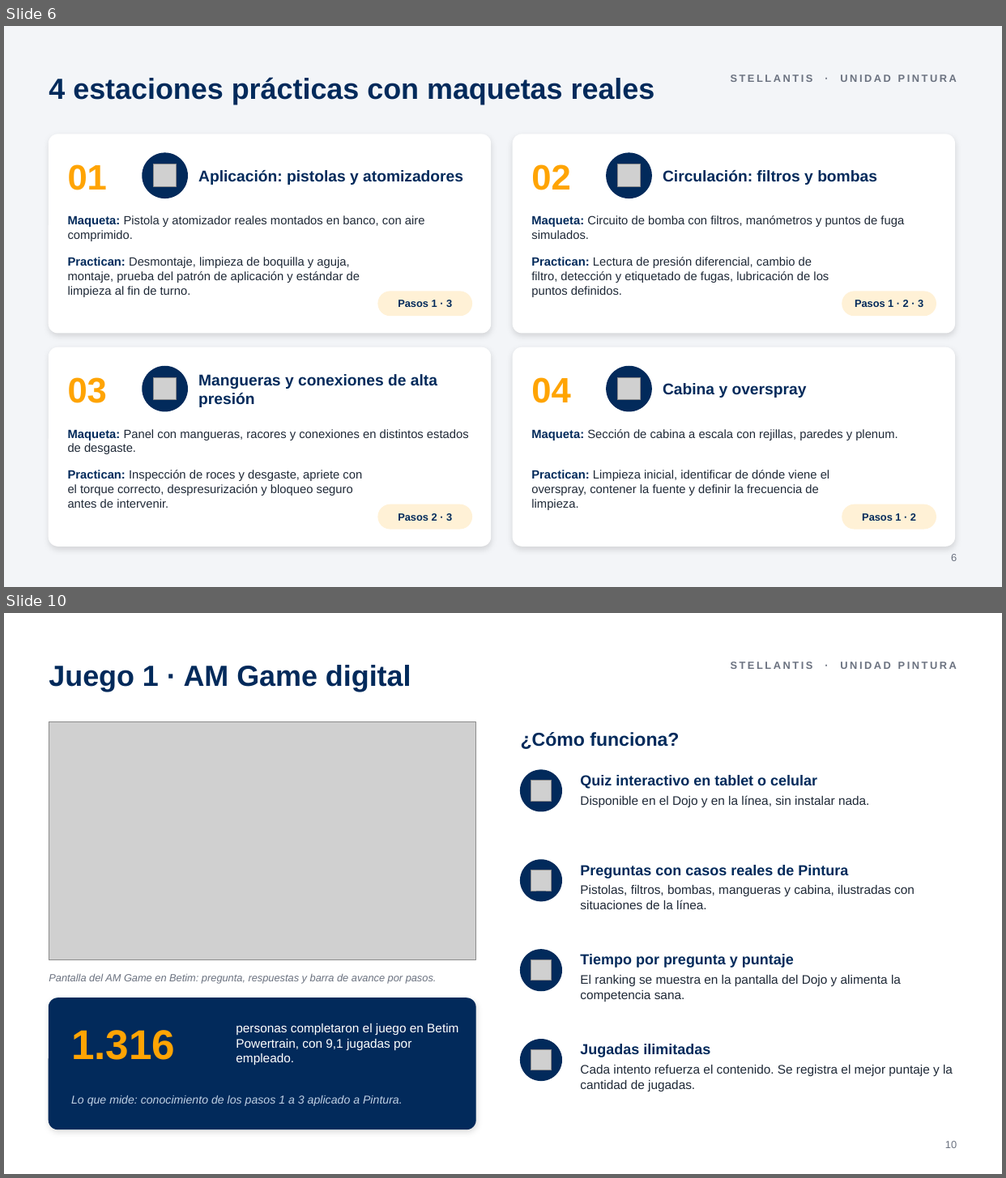
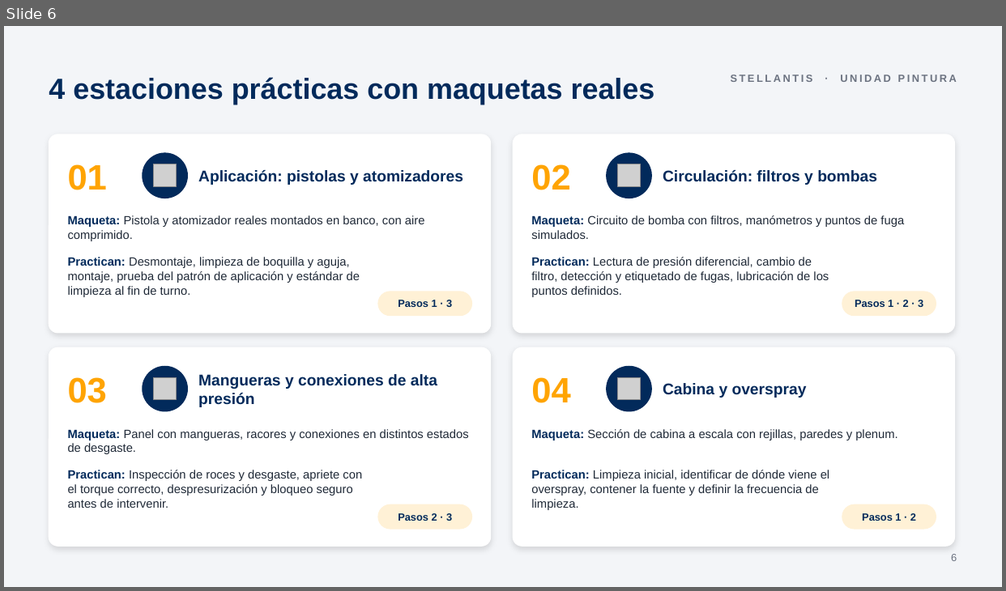
Before and after one commit to julianhonorato07-sys/trazabilidad-cronos, a slide deck: docs/Dojo_AM_Unidad_Pintura.pptx. Shown one above the other, each under a label of ours: slides 6 and 10 before the commit, slide 6 after it; the slides between them are not shown. The pictures are 1006x1178 and 1006x591 pixels, drawn with LibreOffice and Linux fonts; fonts in the diff are those of the drawing; grey boxes stand for pictures. Boxes give left, top, right and bottom in pixels: in the first picture for what was removed or moved away, otherwise in the second. Text is boxed around its words. In the diff, an @@ line names an element or a change of style, - is before the commit and + after.

```diff
--- a/docs/Dojo_AM_Unidad_Pintura.pptx
+++ b/docs/Dojo_AM_Unidad_Pintura.pptx
@@ slide 10 removed at box(4, 613, 1002, 1174), background #FFFFFF @@
@@ text removed at box(49, 665, 411, 692) @@
-Juego 1 · AM Game digital
@@ text removed at box(731, 662, 957, 669) @@
-STELLANTIS · UNIDAD PINTURA
@@ picture removed at box(49, 722, 475, 960) @@
@@ text removed at box(521, 732, 679, 749) @@
-¿Cómo funciona?
@@ ellipse removed at box(521, 770, 562, 811) @@
@@ picture removed at box(531, 781, 552, 802) @@
@@ text removed at box(580, 775, 817, 789) @@
-Quiz interactivo en tablet o celular
@@ text removed at box(580, 795, 869, 807) @@
-Disponible en el Dojo y en la línea, sin instalar nada.
@@ ellipse removed at box(521, 860, 562, 901) @@
@@ picture removed at box(531, 871, 552, 892) @@
@@ text removed at box(580, 865, 848, 879) @@
-Preguntas con casos reales de Pintura
@@ text removed at box(580, 885, 914, 909) @@
-Pistolas, filtros, bombas, mangueras y cabina, ilustradas con situaciones de la línea.
@@ ellipse removed at box(521, 950, 562, 991) @@
@@ text removed at box(49, 973, 437, 983) @@
-Pantalla del AM Game en Betim: pregunta, respuestas y barra de avance por pasos.
@@ picture removed at box(531, 960, 552, 982) @@
@@ text removed at box(580, 954, 794, 968) @@
-Tiempo por pregunta y puntaje
@@ text removed at box(580, 975, 901, 1002) @@
-El ranking se muestra en la pantalla del Dojo y alimenta la competencia sana.
@@ rounded rectangle removed at box(49, 999, 475, 1130) @@
@@ text removed at box(236, 1024, 458, 1066) @@
-personas completaron el juego en Betim Powertrain, con 9,1 jugadas por empleado.
@@ text removed at box(71, 1030, 175, 1060) @@
-1.316
@@ ellipse removed at box(521, 1040, 562, 1081) @@
@@ text removed at box(580, 1044, 710, 1058) @@
-Jugadas ilimitadas
@@ picture removed at box(531, 1050, 552, 1071) @@
@@ text removed at box(580, 1065, 953, 1092) @@
-Cada intento refuerza el contenido. Se registra el mejor puntaje y la cantidad de jugadas.
@@ text removed at box(71, 1095, 403, 1106) @@
-Lo que mide: conocimiento de los pasos 1 a 3 aplicado a Pintura.
@@ text removed at box(945, 1141, 957, 1148) @@
-10
```
Also in this commit, not shown: 3 slides changed, 4 slides added, 5 other slides removed.
